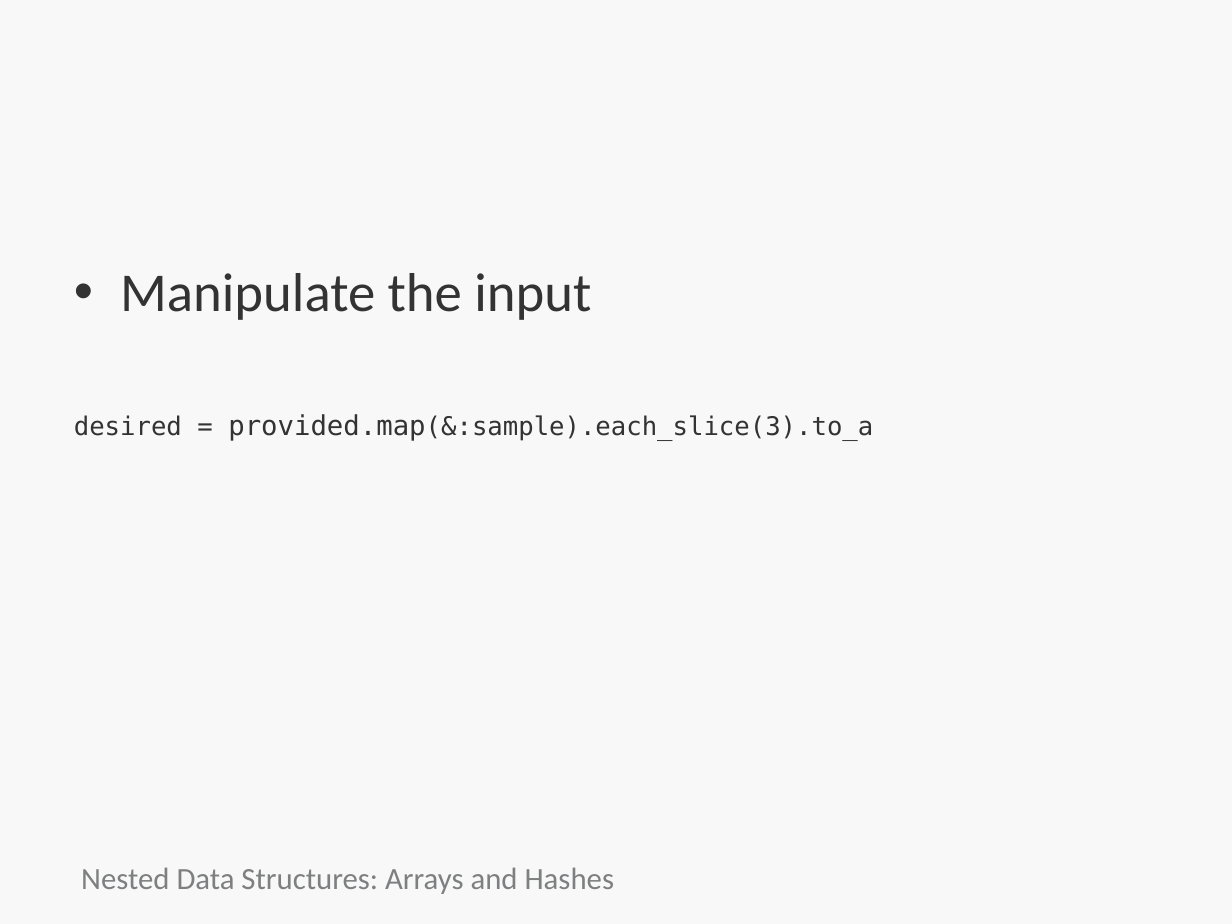
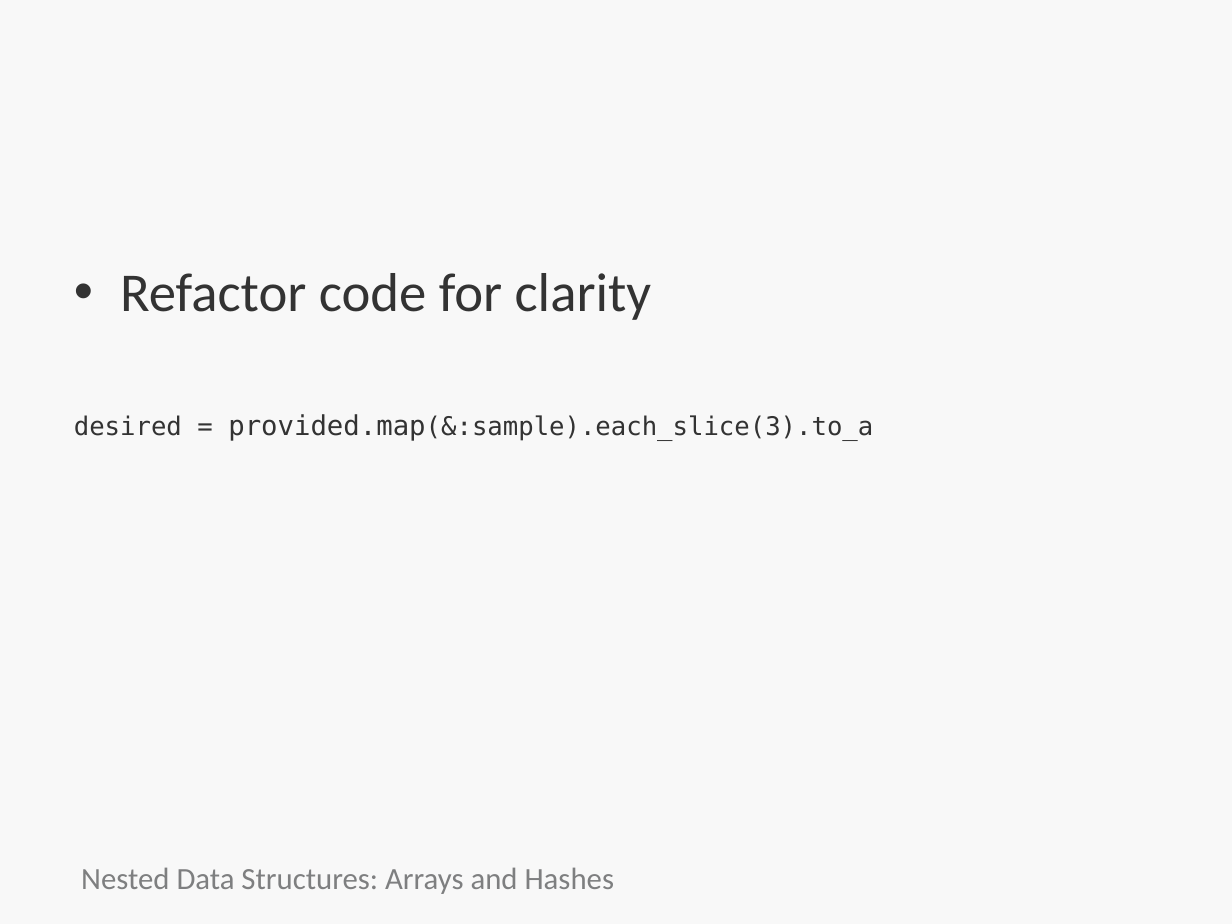
Before and after one commit to bootcoder/lectures, a slide deck: slide 40 of 1phase/data-stucts/HTC-nested-data-structures.pptx (slide 41 before the commit). Drawn at 1232x924 pixels with LibreOffice and Linux fonts; fonts in the diff are those of the drawing; background and template pictures are left out. Boxes give left, top, right and bottom in pixels: in the first picture for what was removed or moved away, otherwise in the second. Text is boxed around its words. In the diff, an @@ line names an element or a change of style, - is before the commit and + after.

```diff
--- a/1phase/data-stucts/HTC-nested-data-structures.pptx
+++ b/1phase/data-stucts/HTC-nested-data-structures.pptx
@@ text at bbox=[120, 273, 652, 320]: text changed @@
-• Manipulate the input
+• Refactor code for clarity
```
Also in this commit, not shown: 2 other slides changed, 1 slide removed, 3 other files.
